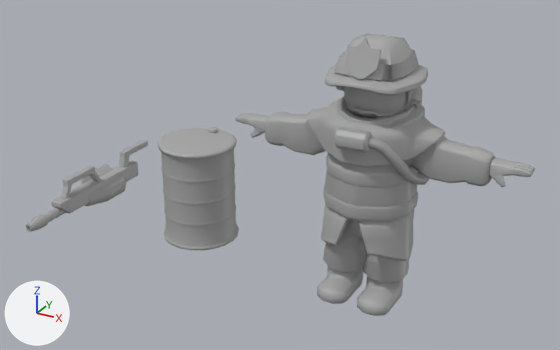
A saved change to the FBX model Water Dept/Assets/Artwork/Animations/Player/Character_T-Pose.fbx.
Before and after are seen from a camera (50 mm lens) standing at (0.174, -0.441, 0.294) and looking at (-0.062, -0.012, 0.079). The lights are fixed; the arrows at lower left show +X, +Y and +Z. The first picture is the older version. Where no turn or scale is listed for an object, it has been applied to the vertices.
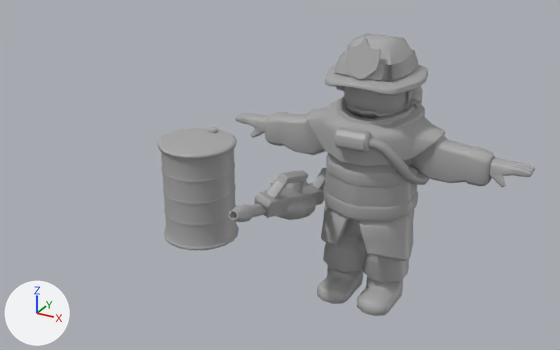
ob_flamer_ctrl is not drawn itself; it is the parent of ob_flamer_geo.

Patch to the scene script:
```diff
--- a/Water Dept/Assets/Artwork/Animations/Player/Character_T-Pose.fbx.py
+++ b/Water Dept/Assets/Artwork/Animations/Player/Character_T-Pose.fbx.py
@@ ob_flamer_ctrl @@
 ob_flamer_ctrl.parent = ob_flamer_rig
-ob_flamer_ctrl.location = (-25.0, 2.02, -1.296)
+ob_flamer_ctrl.location = (-4.21, 7.385, 3.05)
+ob_flamer_ctrl.rotation_euler = (-0.309, -0.069, -0.359)  # degrees (-18, -4, -21)
```

Changed parts and their boxes [x1, y1, x2, y2] in the pictures (560 x 350 px):
'Flamer_geo', moved, turned: before [26, 140, 148, 232]; after [228, 168, 327, 222]
